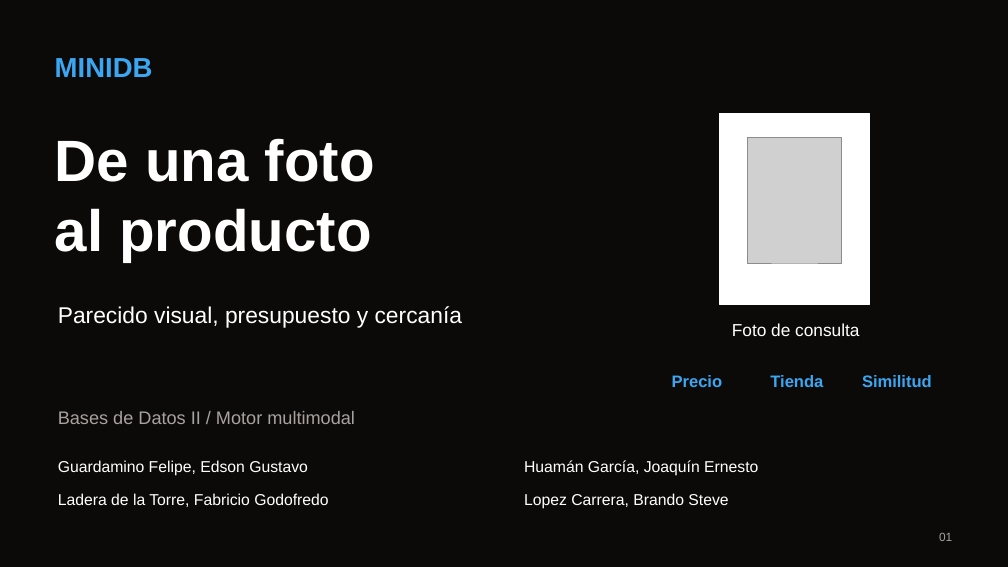
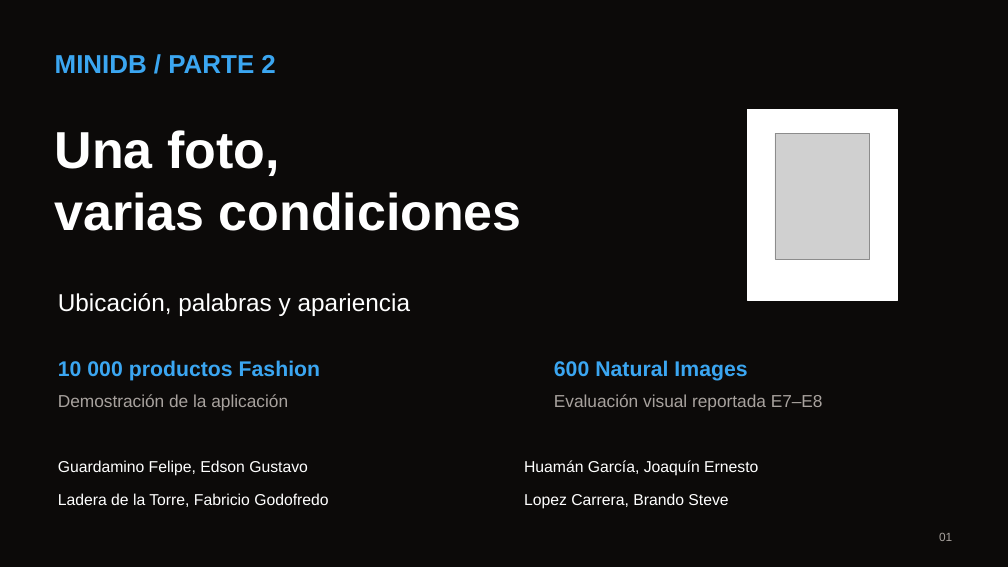
Before and after one commit to brandoLC/proyecto_BD2, a slide deck: slide 1 of presentacion/Presentacion_MiniDB.pptx. Drawn at 1008x567 pixels with LibreOffice and Linux fonts; fonts in the diff are those of the drawing; grey boxes stand for pictures. Boxes give left, top, right and bottom in pixels: in the first picture for what was removed or moved away, otherwise in the second. Text is boxed around its words. In the diff, an @@ line names an element or a change of style, - is before the commit and + after.

```diff
--- a/presentacion/Presentacion_MiniDB.pptx
+++ b/presentacion/Presentacion_MiniDB.pptx
@@ text at (55, 55, 275, 73): text changed; size 26.2 to 24.8 pt @@
-MINIDB
+MINIDB / PARTE 2
@@ rectangle: place and size @@
-rectangle at (720, 113, 870, 304)
+rectangle at (748, 110, 898, 300)
@@ text at (55, 130, 522, 231): text changed; size 55.5 to 49.5 pt @@
-De una foto
-al producto
+Una foto,
+varias condiciones
@@ picture: place and size @@
-picture at (748, 137, 842, 263)
+picture at (775, 133, 870, 259)
@@ text added at (58, 293, 410, 316), 23.2 pt, text #FFFFFF @@
+Ubicación, palabras y apariencia
@@ text removed at (58, 306, 462, 328) @@
-Parecido visual, presupuesto y cercanía
@@ text removed at (732, 323, 859, 336) @@
-Foto de consulta
@@ text added at (58, 360, 320, 381), 20.2 pt, text #3BA6F1, bold @@
+10 000 productos Fashion
@@ text added at (554, 360, 747, 381), 20.2 pt, text #3BA6F1, bold @@
+600 Natural Images
@@ text removed at (672, 375, 722, 387) @@
-Precio
@@ text removed at (770, 375, 823, 387) @@
-Tienda
@@ text removed at (862, 375, 932, 387) @@
-Similitud
@@ text removed at (58, 411, 355, 424) @@
-Bases de Datos II / Motor multimodal
@@ text added at (58, 394, 288, 410), 16.5 pt, text #A8A29E @@
+Demostración de la aplicación
@@ text added at (554, 394, 823, 410), 16.5 pt, text #A8A29E @@
+Evaluación visual reportada E7–E8
```
Also in this commit, not shown: 5 other slides changed, 6 slides added, 6 slides removed.
